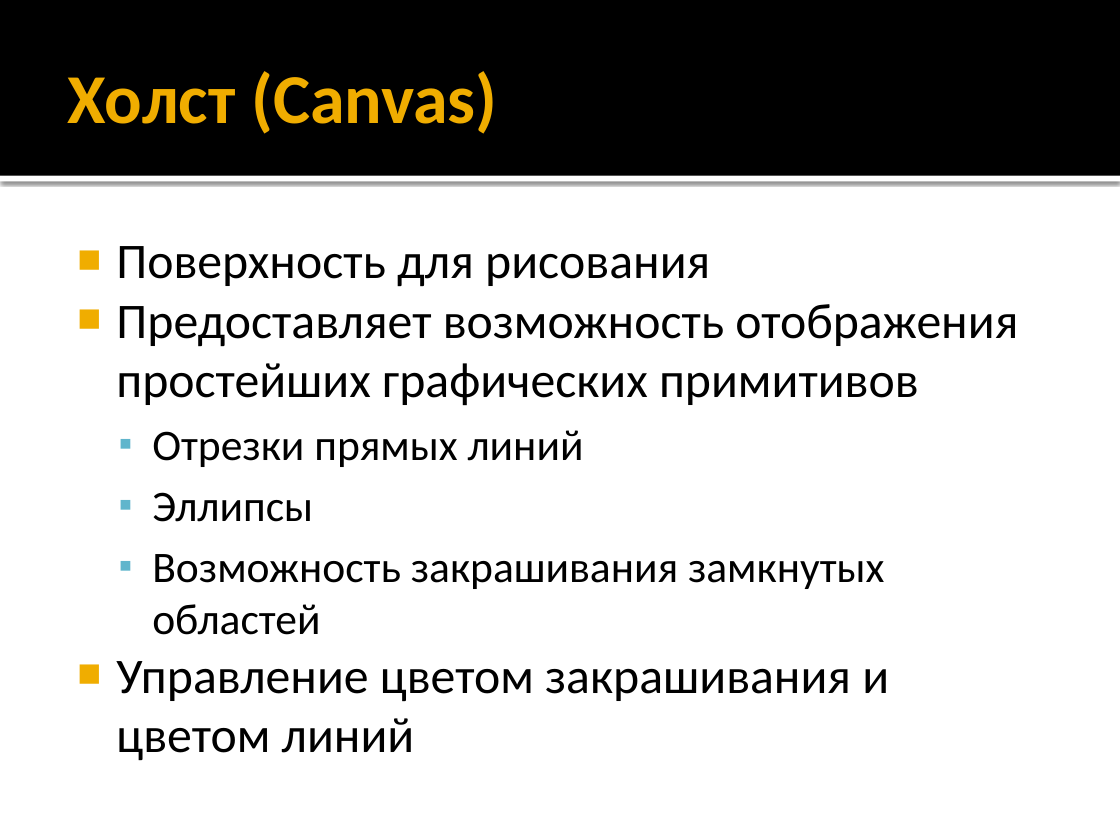
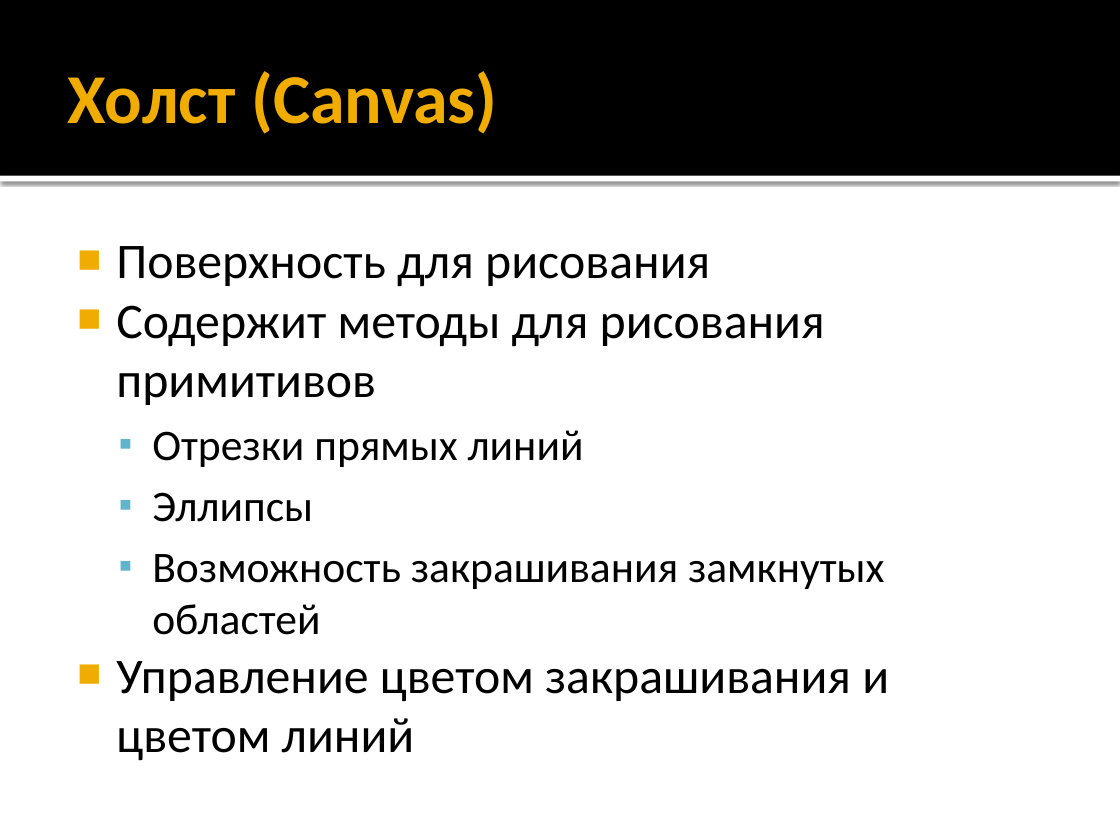
Before and after one commit to alexey-malov/ood, a slide deck: slide 4 of lectures/10.composite/composite.pptx. Drawn at 1120x840 pixels with LibreOffice and Linux fonts; fonts in the diff are those of the drawing. Boxes give left, top, right and bottom in pixels: in the first picture for what was removed or moved away, otherwise in the second. Text is boxed around its words. In the diff, an @@ line names an element or a change of style, - is before the commit and + after.

```diff
--- a/lectures/10.composite/composite.pptx
+++ b/lectures/10.composite/composite.pptx
@@ text at [116, 305, 825, 405]: text changed @@
-■ Предоставляет возможность отображения простейших графических примитивов
+■ Содержит методы для рисования примитивов
```
Also in this commit, not shown: 9 other slides changed, 4 slides added, 1 other file.
